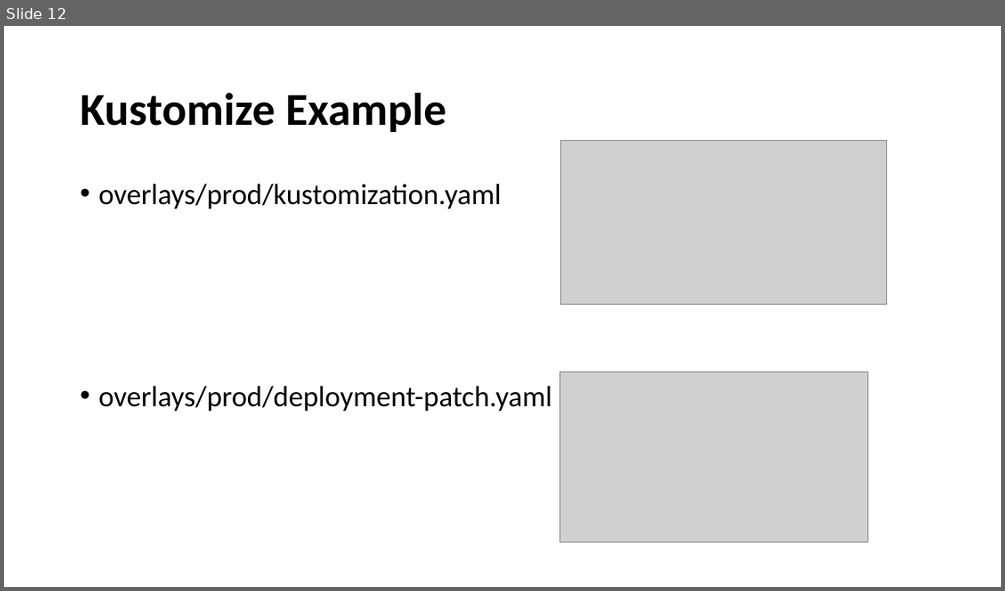
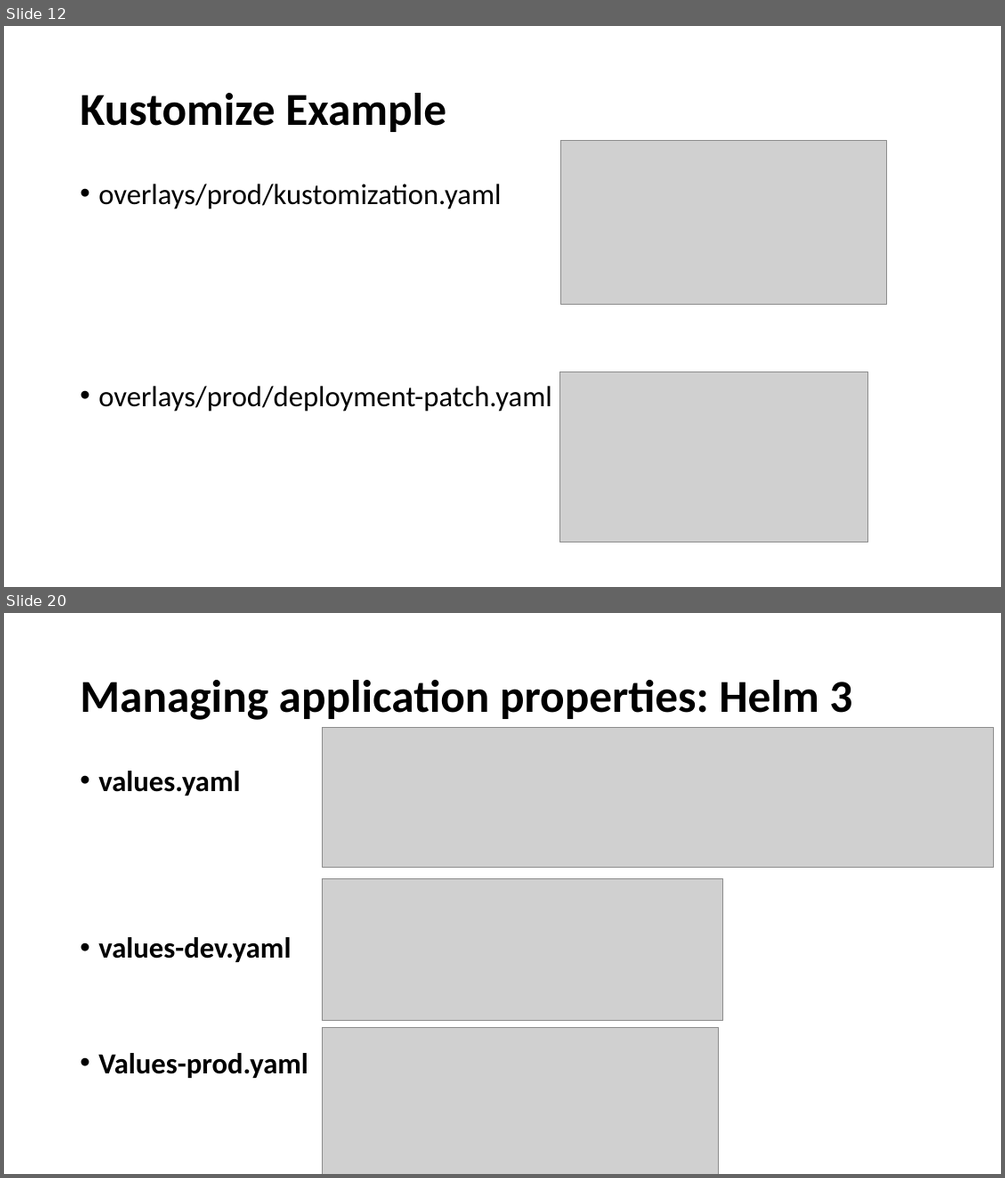
Before and after one commit to LasriReda/Slides, a slide deck: Helm vs Kustomize.pptx. Shown one above the other, each under a label of ours: slide 12 before the commit, slides 12 and 20 after it; the slides between them are not shown. The pictures are 1005x591 and 1005x1178 pixels, drawn with LibreOffice and Linux fonts; fonts in the diff are those of the drawing; grey boxes stand for pictures. Boxes give left, top, right and bottom in pixels: in the first picture for what was removed or moved away, otherwise in the second. Text is boxed around its words. In the diff, an @@ line names an element or a change of style, - is before the commit and + after.

```diff
--- a/Helm vs Kustomize.pptx
+++ b/Helm vs Kustomize.pptx
@@ slide 20 added at <box>4,613,1001,1174</box>, background #FFFFFF @@
@@ title added at <box>80,680,852,720</box>, 44 pt, text #000000, bold @@
+Managing application properties: Helm 3
@@ picture added at <box>323,728,994,868</box> @@
@@ text added at <box>98,771,308,1078</box>, 28 pt, text #000000, bold @@
+• values.yaml
+• values-dev.yaml
+• Values-prod.yaml
@@ picture added at <box>322,878,722,1021</box> @@
@@ picture added at <box>323,1027,718,1174</box> @@
```
Also in this commit, not shown: 8 other slides added.
